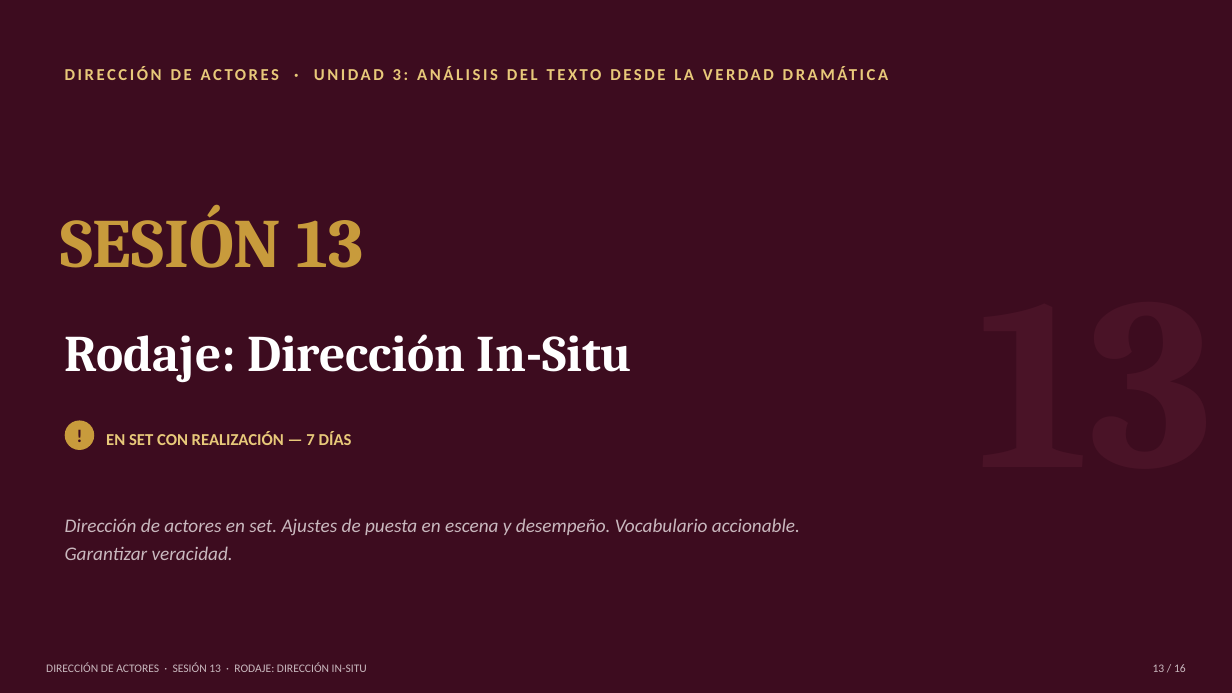
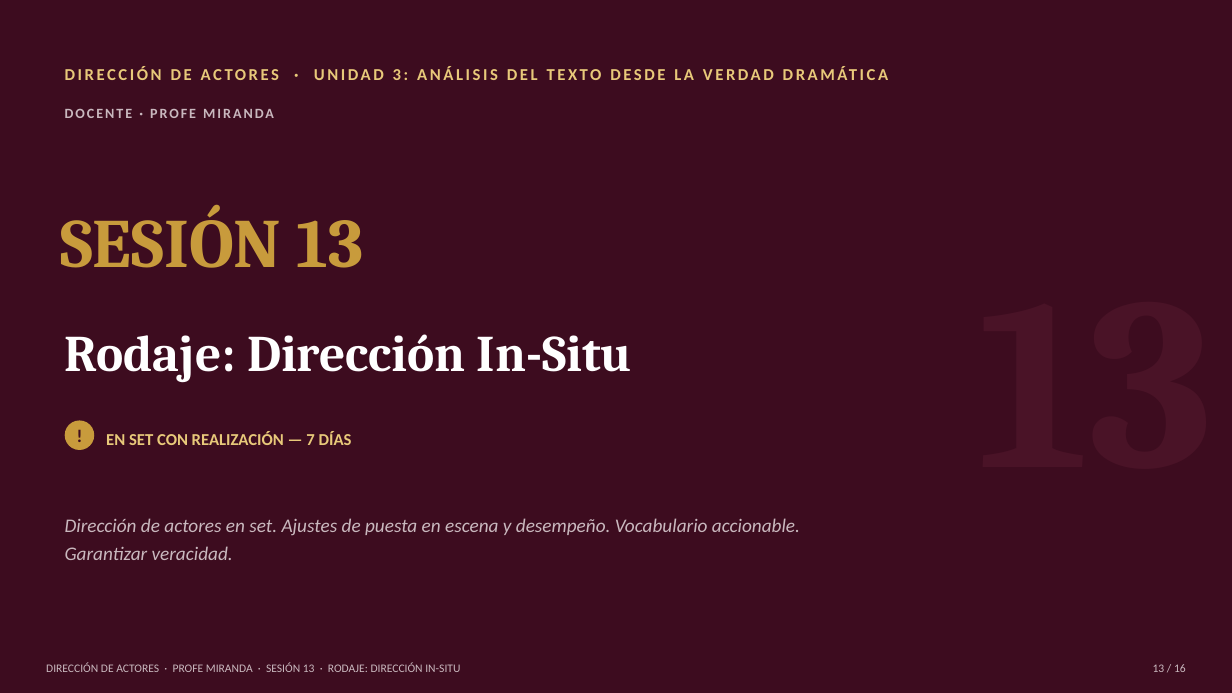
Before and after one commit to mirandajaco-design/profe-miranda, a slide deck: slide 1 of pptx/direccion-actores/Sesion_13_Rodaje_Direccion_In-Situ.pptx. Drawn at 1232x693 pixels with LibreOffice and Linux fonts; fonts in the diff are those of the drawing. Boxes give left, top, right and bottom in pixels: in the first picture for what was removed or moved away, otherwise in the second. Text is boxed around its words. In the diff, an @@ line names an element or a change of style, - is before the commit and + after.

Commit message:
Añadir crédito del docente y pestaña de Recursos
Todas las diapositivas de título y el pie de página ahora indican
"Profe Miranda" como docente. El visor web suma una pestaña Recursos
con enlace al repositorio y descarga directa de los 32 .pptx.

```diff
--- a/pptx/direccion-actores/Sesion_13_Rodaje_Direccion_In-Situ.pptx
+++ b/pptx/direccion-actores/Sesion_13_Rodaje_Direccion_In-Situ.pptx
@@ text added at <box>65,109,274,118</box>, 11 pt, text #C9B8BE, bold @@
+DOCENTE · PROFE MIRANDA
@@ text at <box>46,663,460,672</box>: text changed @@
-DIRECCIÓN DE ACTORES · SESIÓN 13 · RODAJE: DIRECCIÓN IN-SITU
+DIRECCIÓN DE ACTORES · PROFE MIRANDA · SESIÓN 13 · RODAJE: DIRECCIÓN IN-SITU
```
Also in this commit, not shown: 12 other slides changed, 32 other files.
